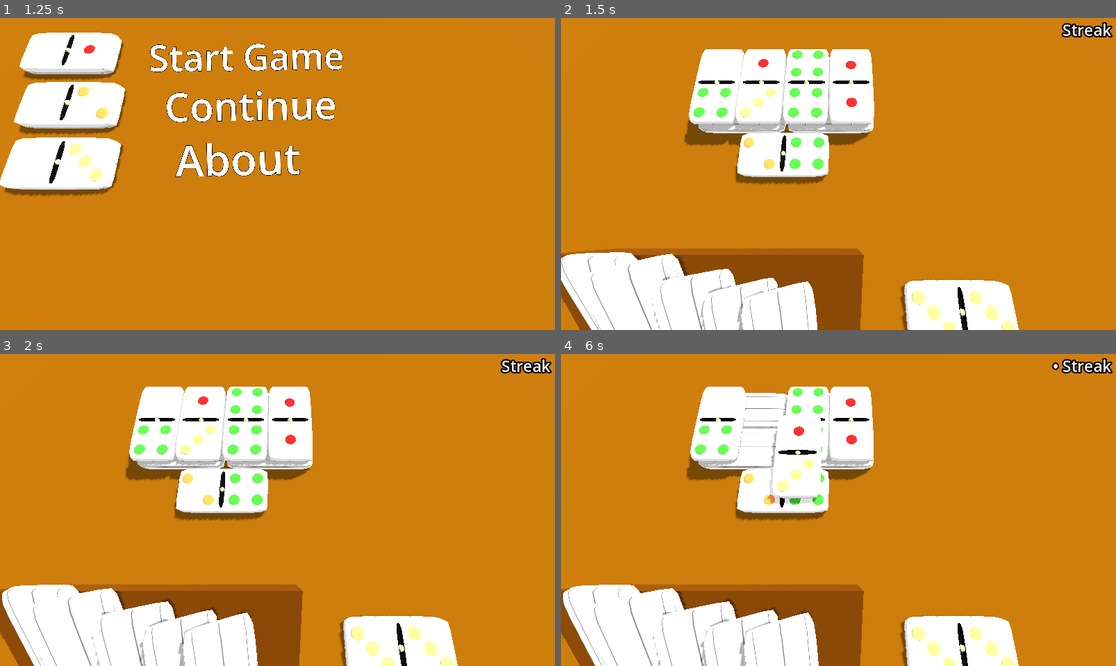
Above: before the commit, frames 1-4 (two rows, left to right).
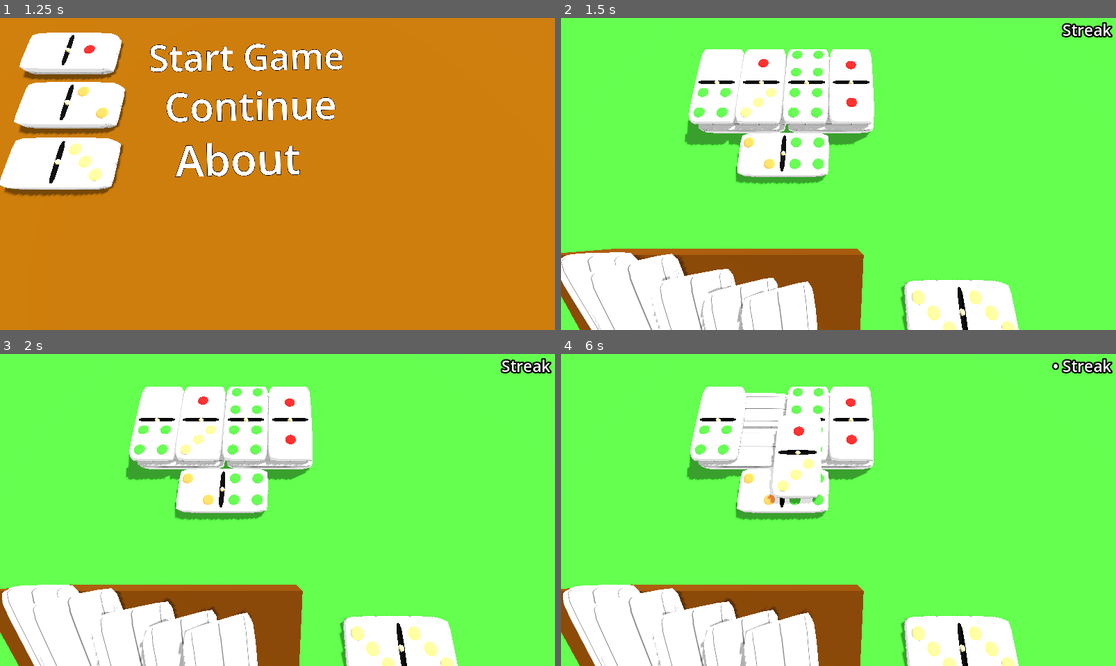
Above: after the commit, the same moments.

Repository: SecsAndCyber/six-seven-dominoes
Game: Godot game, scene res://scenes/main_menu.tscn
The game is run twice, just before and just after one commit, with the same random seed, the same clock (stepped at 60 frames per second) and the same inputs.
Inputs (mouse positions are in pixels of both pictures, inside the frame that each line leads up to):
- Up to frame 1 (1.25 s): tap Enter at 0.5 s; move the mouse to (399, 158) at 0.52 s; click (399, 158) at 0.67 s
- Up to frame 2 (1.5 s): tap Space at 1.25 s; move the mouse to (727, 189) at 1.27 s; click (727, 189) at 1.42 s
- Up to frame 3 (2 s): no input
- Up to frame 4 (6 s): move the mouse to (894, 441) at 2.02 s; click (894, 441) at 2.17 s; tap Enter at 2.75, 4.25 s; move the mouse to (810, 572) at 2.77 s; click (810, 572) at 2.92 s; tap Space at 3.5, 5 s; move the mouse to (1005, 556) at 3.52 s; click (1005, 556) at 3.67 s; move the mouse to (672, 463) at 4.27 s; click (672, 463) at 4.42 s; move the mouse to (866, 510) at 5.02 s; click (866, 510) at 5.17 s; move the mouse to (755, 432) at 5.77 s; click (755, 432) at 5.92 s

Frame 1 is identical in both runs. In frame 2, 72% of the frame differs, in the area x 0-100%, y 0-100%; in frame 3, 72%; in frame 4, 72%.

Commit message:
Set table background to pip color

Diff:
--- a/scripts/capture_point.gd
+++ b/scripts/capture_point.gd
@@ -48,7 +48,6 @@
 func setup_active_block():
 	active_block.freeze = true
 	active_block.set_collision_layer_value(1, false)
-	print(active_block, is_instance_valid(active_block))
 	var cbr = compute_block_rotation(active_block)
 	active_block.rotation = cbr
 
--- a/scripts/domino_block.gd
+++ b/scripts/domino_block.gd
@@ -45,8 +45,7 @@
 var surface_material : StandardMaterial3D = null
 # Called when the node enters the scene tree for the first time.
 func _ready() -> void:
-	if not is_wildcard:
-		debug_mesh.queue_free()
+	debug_mesh.queue_free()
 
 func _enter_tree() -> void:
 	look_update_needed = true
--- a/scripts/dominoes_level.gd
+++ b/scripts/dominoes_level.gd
@@ -7,6 +7,8 @@
 @onready var camera_3d: Camera3D = $Camera3D
 @onready var streak_label: Label3D = $Camera3D/StreakLabel
 # Called when the node enters the scene tree for the first time.
+
+var max_pair_domino: DominoBlock = null
 func _ready() -> void:
 	var live_dominos: Array[DominoBlock] = []
 	var stack_height = 0
@@ -42,11 +44,16 @@
 			assert(t <= 7)
 		else:
 			b_index += 1
+	var max_pair:Vector2i
 	for db in domino_values:
 		prints("(%d,%d)" % [db.x, db.y])
+		max_pair = db
+	print("Max Found! ", max_pair)
 	domino_values.shuffle()
 	b_index = 0
 	for db in live_dominos:
+		if max_pair == domino_values[b_index]:
+			max_pair_domino = db
 		db.value_t = domino_values[b_index].x
 		db.value_b = domino_values[b_index].y
 		b_index += 1
@@ -57,7 +64,11 @@
 # Called every frame. 'delta' is the elapsed time since the previous frame.
 const LEVEL_RESET_DELAY: int = 250 # .25 second in milliseconds
 func _process(_delta: float) -> void:
-	print(table_top.get_node("TableTop2").get_active_material(0).albedo_color)
+	if not null == max_pair_domino and not null == max_pair_domino.surface_material:
+		var pips_node = max_pair_domino.get_node('MeshContainer').find_child('RenderTopPip',true, false)
+		table_top.get_node("TableTop2").get_active_material(0).albedo_color = \
+			pips_node.get_active_material(1).albedo_color
+		max_pair_domino = null # We have set the table color
 	streak_label.text = "%s Streak" % ["•".repeat(GameManager.click_streak)]
 	if GameManager.level_complete == 0xDEADBEEF:
 		return GameManager.advance_to_level("res://scenes/loss_menu.tscn", true)
@@ -65,7 +76,8 @@
 		GameManager.last_played = next_level
 		GameManager.advance_to_level(next_level)
 	if GameManager.hand_dominos.size() == 0 and GameManager.board_dominos.size() > 0:
-		var lost = not hand.has_wild_card
+		var lost = (not hand.has_wild_card and
+						not GameManager.get_capture_point().active_block.is_wildcard)
 		for bd in GameManager.board_dominos:
 			if GameManager.active_capture_point and bd.face == "up":
 				if bd.value_b in GameManager.get_capture_point().current_values:
